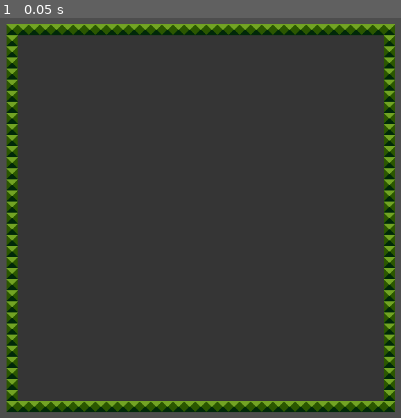
Above: before the commit, frame 1.
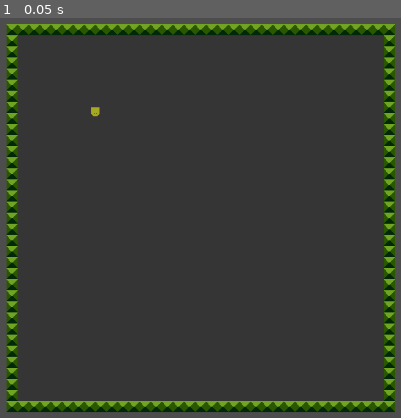
Above: after the commit, the same moment.

Repository: ashing-dev/snake
Game: Godot game, scene res://scenes/test_container.tscn
Two runs of this game, one before a commit and one after it. Both use one fixed random seed, a clock stepped at 60 frames per second and the inputs below.
Inputs:
- Up to frame 1 (0.05 s): no input

The runs differ from the first frame. In frame 1, 0.3% of the frame differs, in the area x 2-98%, y 2-98%.

Commit message:
Got most basic version of snake rendering on field

Diff:
--- a/scenes/snake.tscn
+++ b/scenes/snake.tscn
@@ -1,3 +1,10 @@
-[gd_scene format=3 uid="uid://dv7m1pakngkqq"]
+[gd_scene load_steps=3 format=3 uid="uid://dv7m1pakngkqq"]
+
+[ext_resource type="Script" path="res://scripts/snake.gd" id="1_aacku"]
+[ext_resource type="Texture2D" uid="uid://dw60hgmmiua6u" path="res://textures/snake_head.tres" id="1_dju2p"]
 
 [node name="Snake" type="Node2D"]
+script = ExtResource("1_aacku")
+
+[node name="Sprite2D" type="Sprite2D" parent="."]
+texture = ExtResource("1_dju2p")
--- /dev/null
+++ b/scenes/snake_body.tscn
@@ -0,0 +1,8 @@
+[gd_scene load_steps=2 format=3 uid="uid://bof5nda1lcnwv"]
+
+[ext_resource type="Texture2D" uid="uid://cywnggmj8m63g" path="res://textures/snake_body.tres" id="1_tmfdg"]
+
+[node name="SnakeBody" type="Node2D"]
+
+[node name="Sprite2D" type="Sprite2D" parent="."]
+texture = ExtResource("1_tmfdg")
--- a/scripts/game.gd
+++ b/scripts/game.gd
@@ -2,14 +2,16 @@
 
 class_name Game
 
-var field: Field
-var snake: Snake
+var snake_scene = preload("res://scenes/snake.tscn")
+var field
+var snake
 
 var score: int = 0
 
 func _init(_field:Field) -> void:
 	field = _field
-	snake = Snake.new(Vector2(5, 5)) # TODO: Randomize starting location
+	snake = snake_scene.instantiate()
+	snake.snake_start_position = Vector2(8,8) # TODO: Randomize starting location
 	add_child(field)
 	add_child(snake)
 
--- a/scripts/snake.gd
+++ b/scripts/snake.gd
@@ -13,16 +13,15 @@
 # during a game tick.
 var travel_direction: Vector2 = DIR_NORTH
 
+var snake_start_position: Vector2 = Vector2(5, 5)
+
 var lengthen_snake: bool = false
-
-func _init(start_pos: Vector2):
-	snake_queue.push_back(start_pos)
 
 
 # Called when the node enters the scene tree for the first time.
 func _ready():
+	snake_queue.push_back(snake_start_position)
 	global_position = get_head_location() * Cell.CELL_WIDTH
-	pass # Replace with function body.
 
 
 # Called every frame. 'delta' is the elapsed time since the previous frame.
--- /dev/null
+++ b/textures/snake_body.tres
@@ -0,0 +1,7 @@
+[gd_resource type="AtlasTexture" load_steps=2 format=3 uid="uid://cywnggmj8m63g"]
+
+[ext_resource type="Texture2D" uid="uid://cyt5306gav8ms" path="res://assets/sprites.png" id="1_ldlyc"]
+
+[resource]
+atlas = ExtResource("1_ldlyc")
+region = Rect2(16, 0, 16, 16)
--- /dev/null
+++ b/textures/snake_body_turn.tres
@@ -0,0 +1,7 @@
+[gd_resource type="AtlasTexture" load_steps=2 format=3 uid="uid://d2mdxdc6praaw"]
+
+[ext_resource type="Texture2D" uid="uid://cyt5306gav8ms" path="res://assets/sprites.png" id="1_mj3vy"]
+
+[resource]
+atlas = ExtResource("1_mj3vy")
+region = Rect2(32, 0, 16, 16)
--- /dev/null
+++ b/textures/snake_head.tres
@@ -0,0 +1,7 @@
+[gd_resource type="AtlasTexture" load_steps=2 format=3 uid="uid://dw60hgmmiua6u"]
+
+[ext_resource type="Texture2D" uid="uid://cyt5306gav8ms" path="res://assets/sprites.png" id="1_v1psk"]
+
+[resource]
+atlas = ExtResource("1_v1psk")
+region = Rect2(16, 16, 16, 16)
--- /dev/null
+++ b/textures/snake_head_turn.tres
@@ -0,0 +1,7 @@
+[gd_resource type="AtlasTexture" load_steps=2 format=3 uid="uid://d1em5v2drwc8k"]
+
+[ext_resource type="Texture2D" uid="uid://cyt5306gav8ms" path="res://assets/sprites.png" id="1_1avrf"]
+
+[resource]
+atlas = ExtResource("1_1avrf")
+region = Rect2(32, 16, 16, 16)
Binary file changed: assets/sprites.png
